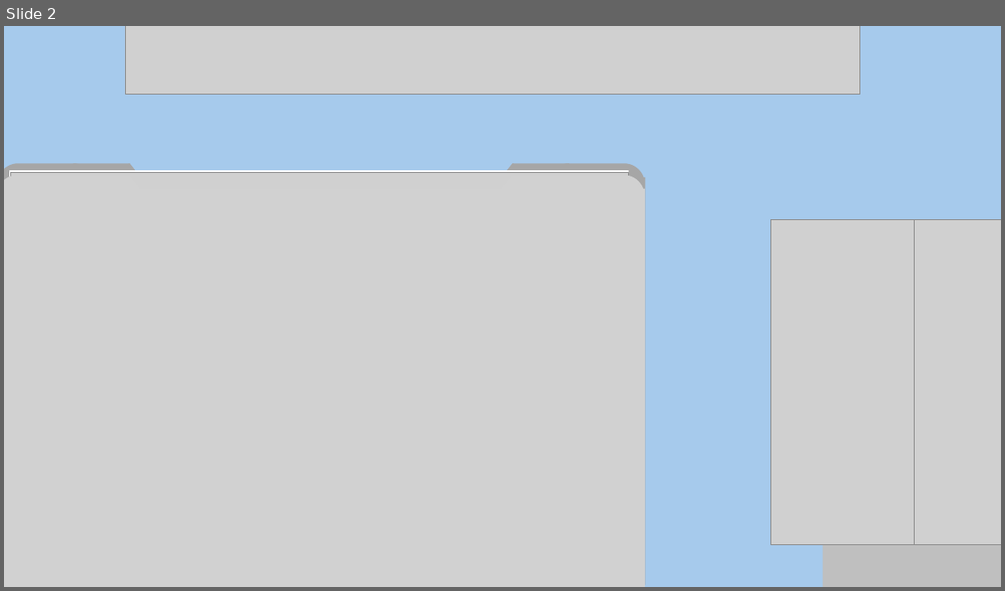
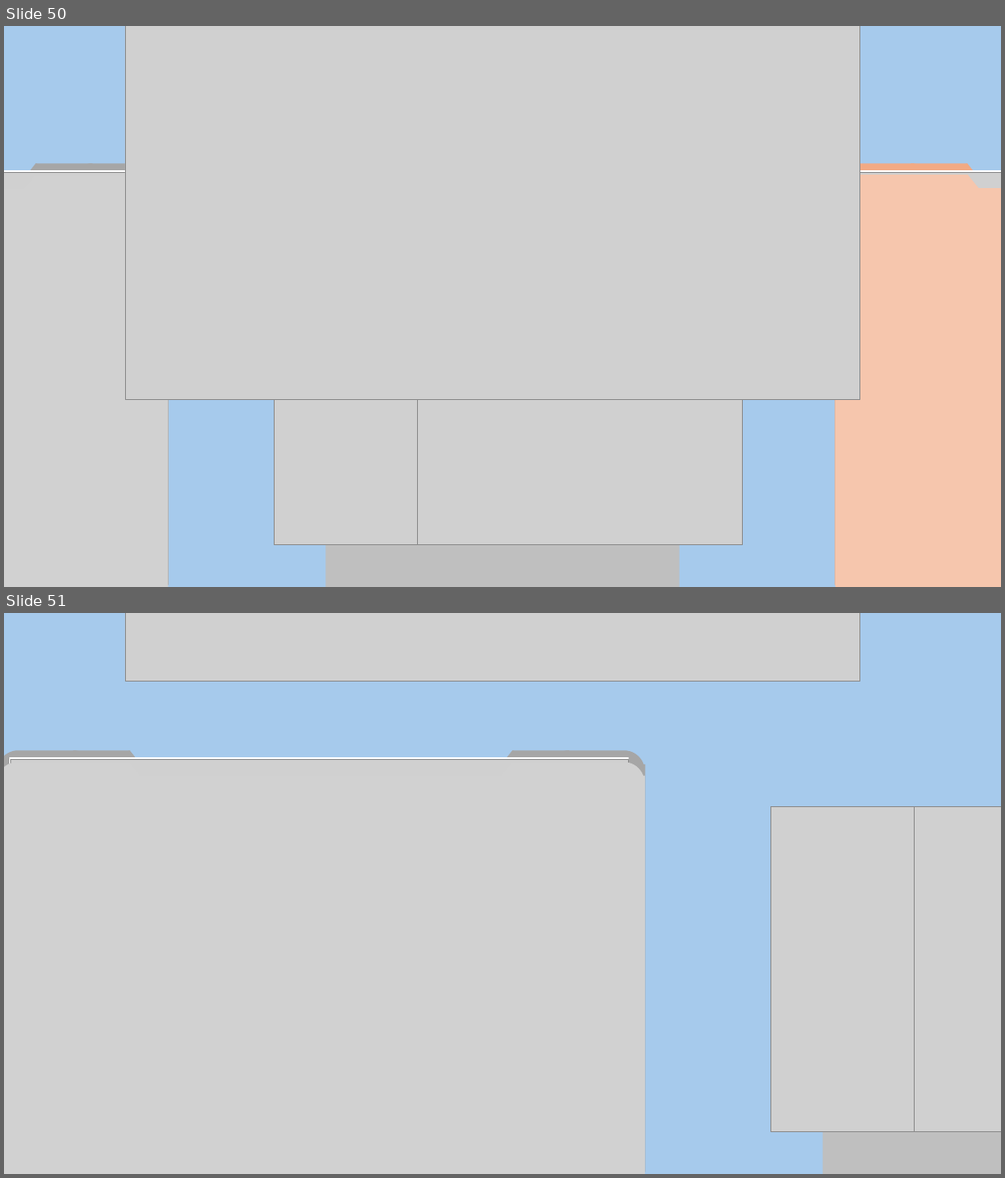
Before and after one commit to MurarBalint/vizsgaremek, a slide deck: Docs/HMD-MB_Vizsgaremek.pptx. Shown one above the other, each under a label of ours: slide 2 before the commit, slides 50 and 51 after it. The pictures are 1005x591 and 1005x1178 pixels, drawn with LibreOffice and Linux fonts; fonts in the diff are those of the drawing; grey boxes stand for pictures; background and template pictures are left out. Boxes give left, top, right and bottom in pixels: in the first picture for what was removed or moved away, otherwise in the second. Text is boxed around its words. In the diff, an @@ line names an element or a change of style, - is before the commit and + after.

Commit message:
ppt

```diff
--- a/Docs/HMD-MB_Vizsgaremek.pptx
+++ b/Docs/HMD-MB_Vizsgaremek.pptx
@@ slide 50 added at <box>4,26,1001,587</box>, background #A6CAEC @@
@@ picture added at <box>125,26,860,399</box> @@
@@ rectangle added at <box>4,170,152,585</box>, fill #FFFFFF @@
@@ picture added at <box>4,173,152,212</box> @@
@@ group added at <box>4,164,170,585</box>: 2 rectangles, 1 rounded rectangle, 1 triangle @@
@@ group added at <box>4,175,169,587</box>: 2 rectangles, 1 rounded rectangle, 1 triangle @@
@@ rectangle added at <box>844,170,1001,585</box>, fill #FFFFFF @@
@@ picture added at <box>845,173,1001,212</box> @@
@@ group added at <box>834,164,1001,585</box>: 2 rectangles, 1 rounded rectangle, 1 triangle @@
@@ group added at <box>835,175,1001,587</box>: 2 rectangles, 1 rounded rectangle, 1 triangle @@
@@ picture added at <box>274,220,599,544</box> @@
@@ picture added at <box>418,220,742,544</box> @@
@@ snip same rect added at <box>312,497,689,523</box>, fill #D9D9D9 @@
@@ rectangle added at <box>325,523,680,587</box>, fill #BFBFBF @@
@@ what was slide 2 is now slide 51 @@
```
Also in this commit, not shown: 48 other slides added.
